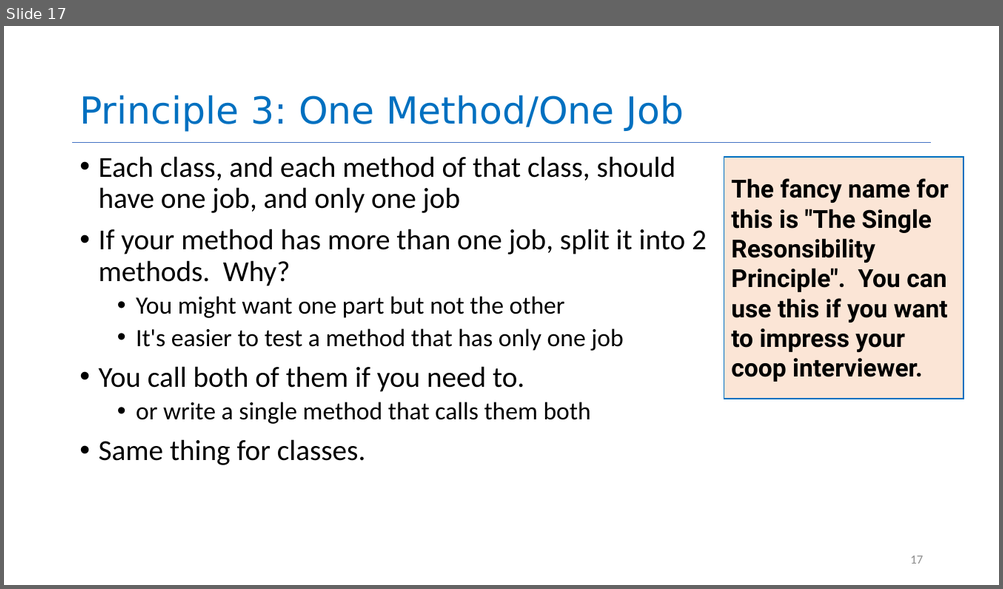
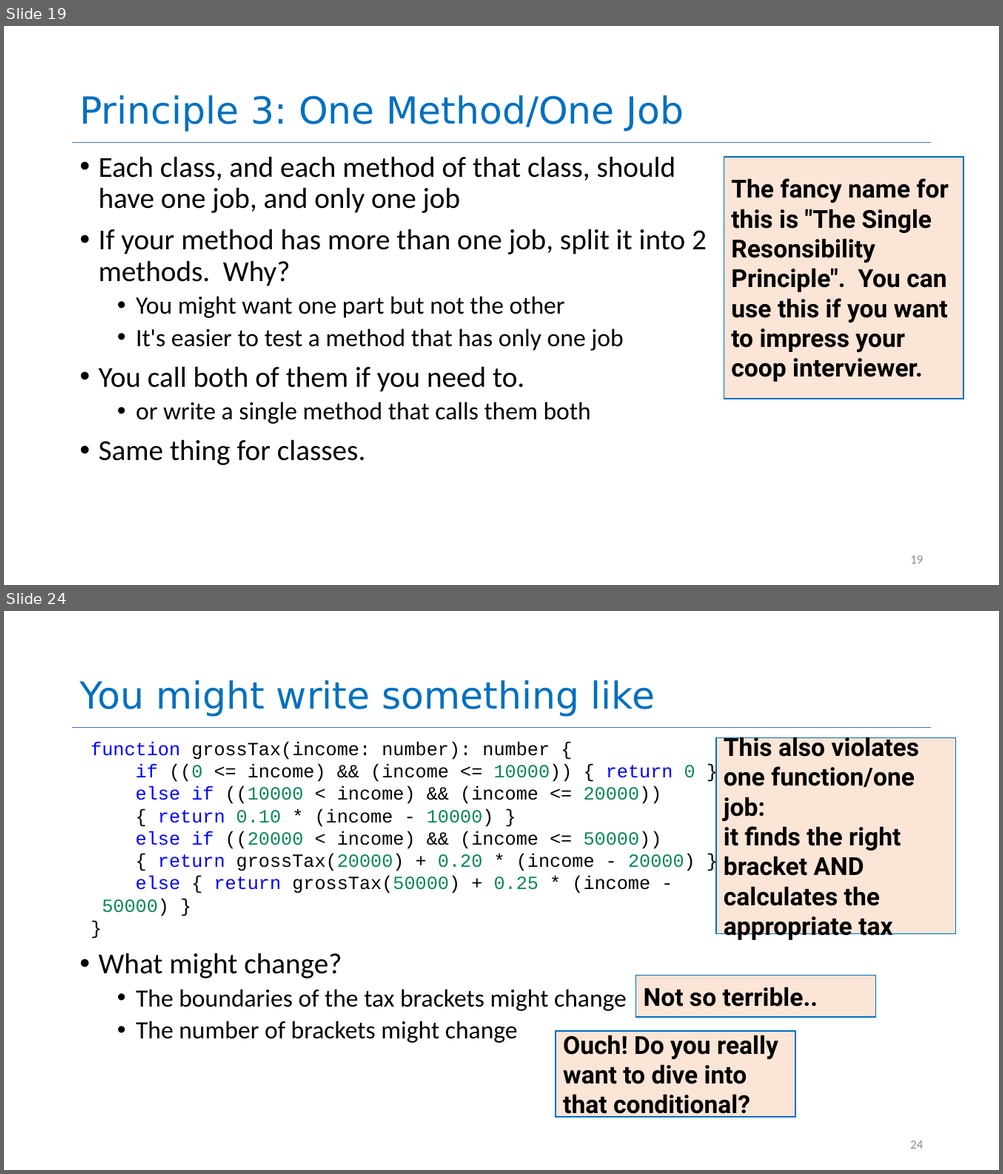
Before and after one commit to neu-se/CS4530-CS5500-Spring-2021, a slide deck: Slides/Lesson 1.2 General Program Design Principles.pptx. Shown one above the other, each under a label of ours: slide 17 before the commit, slides 19 and 24 after it; the slides between them are not shown. The pictures are 1003x589 and 1003x1174 pixels, drawn with LibreOffice and Linux fonts; fonts in the diff are those of the drawing. Boxes give left, top, right and bottom in pixels: in the first picture for what was removed or moved away, otherwise in the second. Text is boxed around its words. In the diff, an @@ line names an element or a change of style, - is before the commit and + after.

```diff
--- a/Slides/Lesson 1.2 General Program Design Principles.pptx
+++ b/Slides/Lesson 1.2 General Program Design Principles.pptx
@@ slide 24 added at <box>4,611,999,1170</box>, background #FFFFFF; not listed: 1 template element that a slide beside it also shows @@
@@ title added at <box>79,680,654,717</box>, 36 pt, text #0070C0 @@
+You might write something like
@@ text added at <box>91,742,695,917</box>, 18 pt, text #000000 @@
+function grossTax(income: number): number {
+if ((0 <= income) && (income <= 10000)) { return 0 }
+else if ((10000 < income) && (income <= 20000))
+{ return 0.10 * (income - 10000) }
+else if ((20000 < income) && (income <= 50000))
+{ return grossTax(20000) + 0.20 * (income - 20000) }
+else { return grossTax(50000) + 0.25 * (income - 50000) }
+}
@@ rectangle added at <box>716,738,956,934</box>, fill #FBE5D6, outline #0070C0 1 pt, 24 pt, text #000000, bold @@
+This also violates one function/one job:
+it finds the right bracket AND calculates the appropriate tax
@@ text added at <box>99,953,626,1043</box>, 24 pt, text #000000 @@
+• What might change?
+  • The boundaries of the tax brackets might change
+  • The number of brackets might change
@@ rectangle added at <box>636,976,876,1017</box>, fill #FBE5D6, outline #0070C0 1 pt, 24 pt, text #000000, bold @@
+Not so terrible..
@@ rectangle added at <box>555,1031,795,1117</box>, fill #FBE5D6, outline #0070C0 1 pt, 24 pt, text #000000, bold @@
+Ouch! Do you really want to dive into that conditional?
@@ page number added at <box>910,1141,922,1149</box>, 12 pt, text #8C8C8C @@
+24
@@ what was slide 17 is now slide 19 @@
@@ page number at <box>910,556,922,564</box>: text changed @@
-17
+19
```
Also in this commit, not shown: 7 slides changed, 7 other slides added, 2 other files.
